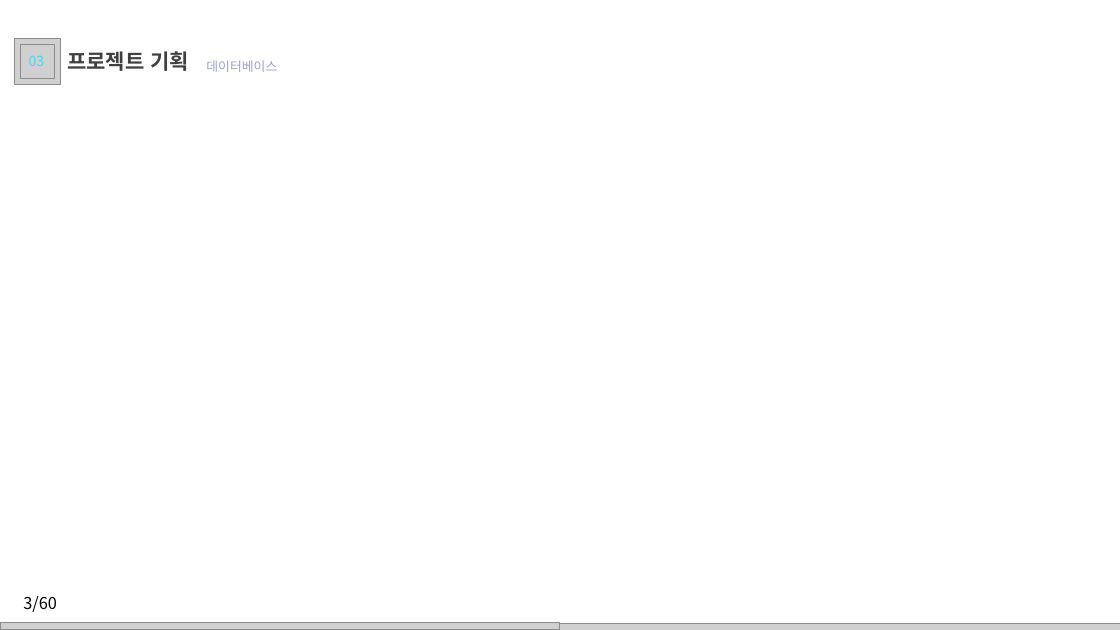
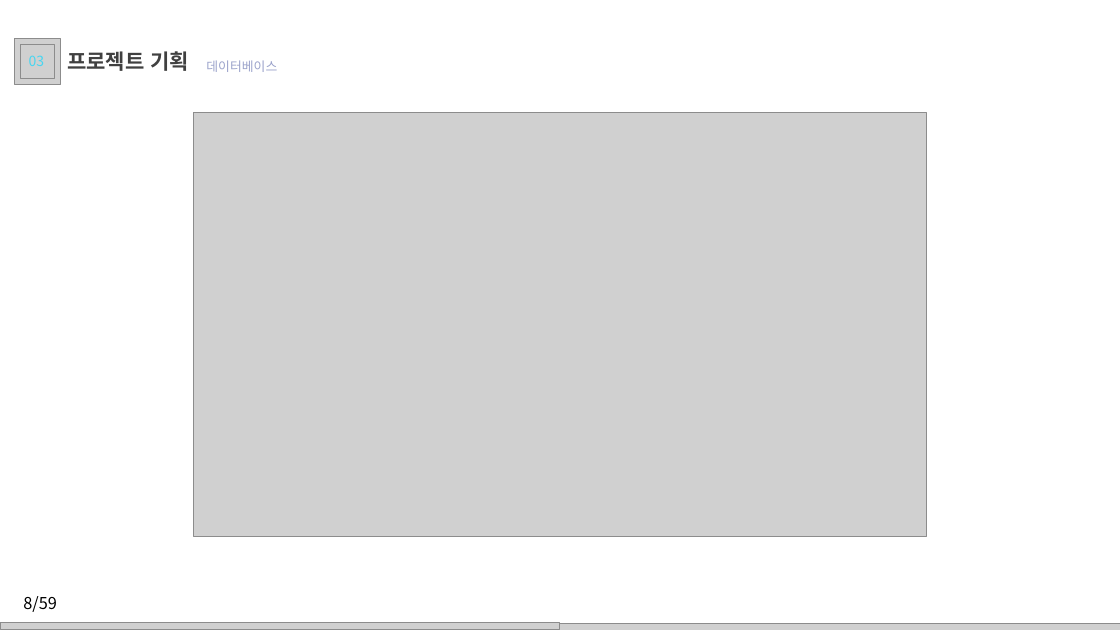
Before and after one commit to juhyeonjong2/EzenCompany, a slide deck: slide 8 of Documents/8. 발표/2. 최종발표/이젠컴퍼니.pptx. Drawn at 1120x630 pixels with LibreOffice and Linux fonts; fonts in the diff are those of the drawing; grey boxes stand for pictures; background and template pictures are left out. Boxes give left, top, right and bottom in pixels: in the first picture for what was removed or moved away, otherwise in the second. Text is boxed around its words. In the diff, an @@ line names an element or a change of style, - is before the commit and + after.

```diff
--- a/Documents/8. 발표/2. 최종발표/이젠컴퍼니.pptx
+++ b/Documents/8. 발표/2. 최종발표/이젠컴퍼니.pptx
@@ picture added at <box>193,113,926,537</box> @@
@@ text at <box>23,596,57,612</box>: text changed @@
-3/60
+8/59
```
Also in this commit, not shown: 9 other slides changed, 48 slides added.
